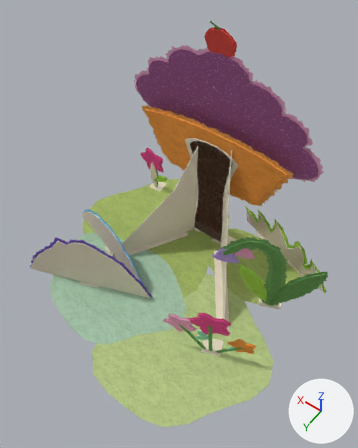
What one commit did to the glTF model public/models/tiles/cupcake_tree.glb.
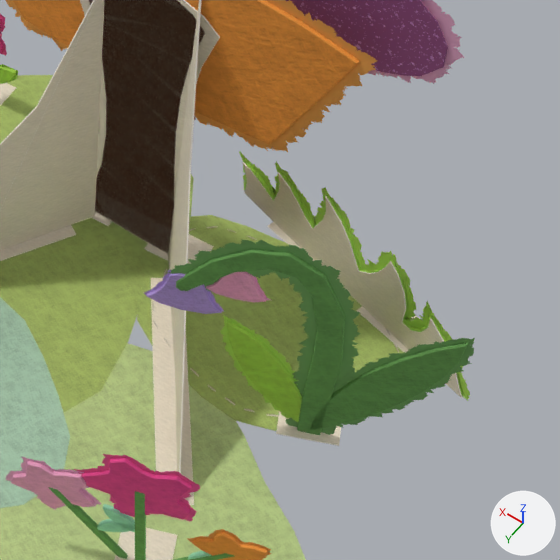
Each version appears first whole from a 50 mm camera at (-1.19, 1.55, 3.19) aimed at (-0.1, 0.03, 0.8), and next in a close-up on the part from 45% to 100% of the width and 34% to 78% of the height. The lights are fixed; the arrows at lower right show +X, +Y and +Z. The first two pictures are the older version. Where no turn or scale is listed for an object, it has been applied to the vertices. Vertices at exactly the same position are counted once.

Objects in the first close-up: 'card_core.004', 'card_cream.001', 'card_cream.002', 'card_cream.003', 'card_cream.004', 'felt_brown', 'felt_fringe_leaf.001', 'felt_fringe_lime', 'felt_leaf.002', 'felt_lime', 'felt_moss', 'felt_orange', 'felt_sage', 'felt_seafoam', 'glitter_sugar' and 26 more.
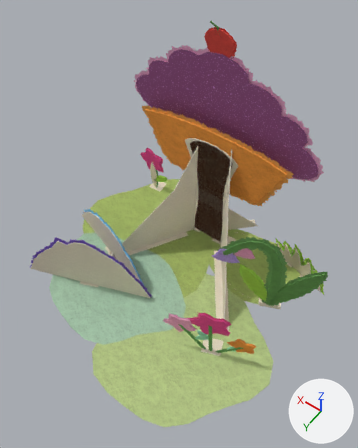
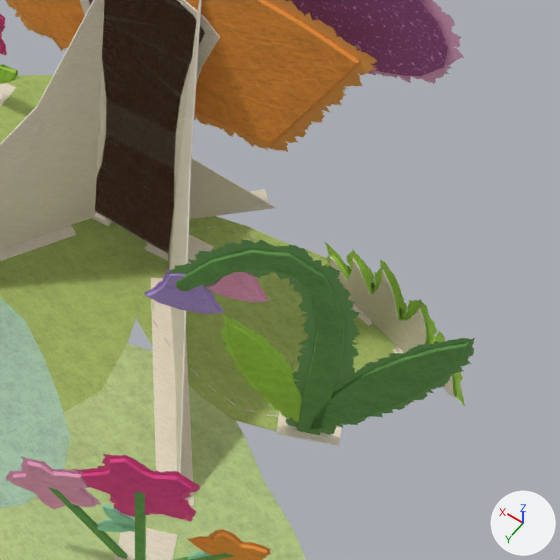
ob_hinge_3 is not drawn itself; it is the parent of ob_card_core_004, ob_card_cream_004.
ob_fold_axis_4 is not drawn itself; it is the parent of ob_hinge_4.
ob_fold_axis_6 is not drawn itself; it is the parent of ob_hinge_6.

The change, as a diff of the scene's bpy script:
```diff
--- a/public/models/tiles/cupcake_tree.glb.py
+++ b/public/models/tiles/cupcake_tree.glb.py
@@ me_base_card_cream @@
-me_base_card_cream.from_pydata(...)  # 88 vertices, 44 faces; spans x -0.84..0.72, y -0.88..0.41, z 0.0
+me_base_card_cream.from_pydata(...)  # 104 vertices, 52 faces; spans x -0.89..0.72, y -0.87..0.41, z 0.0..0.01
+# me_base_card_cream part 1: the loose piece of 4 vertices spanning x -0.5..-0.28, y -0.88..-0.72, z 0.0 is deleted
+# me_base_card_cream part 2: 8 vertices removed from x -0.84..-0.62, y -0.77..-0.61, z 0.0; 16 vertices added at x -0.89..-0.57, y -0.77..-0.57, z 0.0
+# me_base_card_cream part 3: 16 vertices added at x -0.26..0.32, y -0.87..-0.59, z 0.0..0.01
+# other edits to the shape of me_base_card_cream do not show in these pictures
 me_base_card_cream.materials.append(mat_card_cream)
@@ me_hinge_4_card_core @@
 # used by ob_card_core_004; parent = ob_hinge_4; location = (0.0, 0.0, 0.0)
-me_hinge_4_card_core.from_pydata(...)  # 176 vertices, 264 faces; spans x -0.442..0.427, y -0.009..-0.005, z 0.001..0.276
+me_hinge_4_card_core.from_pydata(...)  # 24 vertices, 36 faces; spans x 0.0..0.43, y -0.005..-0.001, z 0.003..0.44
+# me_hinge_4_card_core part 4: the whole mesh is rebuilt
 me_hinge_4_card_core.materials.append(mat_card_core)
@@ me_hinge_4_card_cream @@
 # used by ob_card_cream_004; parent = ob_hinge_4; location = (0.0, 0.0, 0.0)
-me_hinge_4_card_cream.from_pydata(...)  # 88 vertices, 84 faces; spans x -0.441..0.426, y -0.009..-0.005, z 0.002..0.274
+me_hinge_4_card_cream.from_pydata(...)  # 8 vertices, 4 faces; spans x 0.001..0.429, y -0.005..-0.001, z 0.004..0.439
+# me_hinge_4_card_cream part 5: the loose piece of 44 vertices spanning x -0.441..0.426, y -0.005, z 0.002..0.274 is rebuilt with 4 vertices and now spans x 0.001..0.429, y -0.001, z 0.004..0.439
+# other edits to the shape of me_hinge_4_card_cream do not show in these pictures
 me_hinge_4_card_cream.materials.append(mat_card_cream)
@@ me_hinge_4_felt_fringe_lime @@
-me_hinge_4_felt_fringe_lime.from_pydata(...)  # 88 vertices, 88 faces; spans x -0.456..0.432, y -0.154..0.131, z 0.0..0.308
+me_hinge_4_felt_fringe_lime.from_pydata(...)  # 88 vertices, 88 faces; spans x -0.271..0.253, y -0.096..0.072, z 0.0..0.261
+# me_hinge_4_felt_fringe_lime part 7: 88 of 88 vertices moved; they spanned x -0.456..0.432, y -0.154..0.131, z 0.0..0.308 and now span x -0.271..0.253, y -0.096..0.072, z 0.0..0.261; mean shift (-0.019, 0.006, -0.025)
+# me_hinge_4_felt_fringe_lime part 8: 84 kept faces spanning x -0.271..0.253, y -0.096..0.072, z 0.0..0.261 get new texture (UV) coordinates
 me_hinge_4_felt_fringe_lime.materials.append(mat_felt_fringe_lime)
@@ me_hinge_4_felt_lime @@
-me_hinge_4_felt_lime.from_pydata(...)  # 176 vertices, 348 faces; spans x -0.416..0.394, y -0.143..0.125, z 0.004..0.27
+me_hinge_4_felt_lime.from_pydata(...)  # 176 vertices, 348 faces; spans x -0.233..0.218, y -0.087..0.066, z 0.003..0.219
+# me_hinge_4_felt_lime part 9: the whole mesh is multiplied about the mesh origin by the matrix ((0.595, 0.13, 0.0), (0.13, 0.958, 0.0), (0.0, 0.0, 0.81))
 me_hinge_4_felt_lime.materials.append(mat_felt_lime)
@@ me_hinge_6_card_cream @@
 # used by ob_card_cream_006; parent = ob_hinge_6; location = (0.0, 0.0, 0.0)
-me_hinge_6_card_cream.from_pydata(...)  # 36 vertices, 32 faces; spans x -0.475..0.475, y -0.009..-0.005, z 0.001..0.522
+me_hinge_6_card_cream.from_pydata(...)  # 88 vertices, 84 faces; spans x -0.244..0.236, y -0.009..-0.005, z 0.001..0.222
+# me_hinge_6_card_cream part 6: the whole mesh is rebuilt
 me_hinge_6_card_cream.materials.append(mat_card_cream)
@@ ob_fold_axis_4 @@
 ob_fold_axis_4.parent = ob_cupcake_tree
-ob_fold_axis_4.location = (-0.55, -0.7, 0.0)
-ob_fold_axis_4.rotation_euler = (0.0, 0.0, -0.31)  # degrees (0, 0, -18)
+ob_fold_axis_4.location = (0.033, -0.535, 0.0)
+ob_fold_axis_4.rotation_euler = (0.0, 0.0, -0.781)  # degrees (0, 0, -45)
@@ ob_card_core_004 @@
 ob_card_core_004 = bpy.data.objects.new('card_core.004', me_hinge_4_card_core)
-ob_card_core_004.parent = ob_hinge_4
+ob_card_core_004.parent = ob_hinge_3
 ob_card_core_004.location = (0.0, 0.0, 0.0)
@@ ob_card_cream_004 @@
 ob_card_cream_004 = bpy.data.objects.new('card_cream.004', me_hinge_4_card_cream)
-ob_card_cream_004.parent = ob_hinge_4
+ob_card_cream_004.parent = ob_hinge_3
 ob_card_cream_004.location = (0.0, 0.0, 0.0)
@@ ob_felt_fringe_lime @@
 ob_felt_fringe_lime = bpy.data.objects.new('felt_fringe_lime', me_hinge_4_felt_fringe_lime)
-ob_felt_fringe_lime.location = (-0.55, -0.7, 0.0)
+ob_felt_fringe_lime.location = (-0.72, -0.63, 0.0)
@@ ob_felt_lime @@
 ob_felt_lime = bpy.data.objects.new('felt_lime', me_hinge_4_felt_lime)
-ob_felt_lime.location = (-0.55, -0.7, 0.0)
+ob_felt_lime.location = (-0.72, -0.63, 0.0)
@@ ob_fold_axis_6 @@
 ob_fold_axis_6.parent = ob_cupcake_tree
-ob_fold_axis_6.location = (0.48, 0.37, 0.0)
-ob_fold_axis_6.rotation_euler = (0.0, 0.0, 0.35)  # degrees (0, 0, 20)
+ob_fold_axis_6.location = (-0.72, -0.63, 0.0)
+ob_fold_axis_6.rotation_euler = (0.0, 0.0, -0.31)  # degrees (0, 0, -18)
@@ ob_hinge_3 @@
 ob_hinge_3 = bpy.data.objects.new('hinge_3', None)
-ob_hinge_3.parent = ob_cupcake_tree
-ob_hinge_3.location = (0.025, -0.63, 0.0)
+ob_hinge_3.parent = ob_fold_axis_3
+ob_hinge_3.location = (0.0, 0.0, 0.0)
@@ ob_fold_axis_3 @@
+ob_fold_axis_3 = bpy.data.objects.new('fold_axis_3', None)
+ob_fold_axis_3.parent = ob_cupcake_tree
+ob_fold_axis_3.location = (-0.272, -0.838, 0.0)
+ob_fold_axis_3.rotation_euler = (0.0, 0.0, 0.781)  # degrees (0, 0, 45)
```

Pixel boxes [x1, y1, x2, y2] of what changed, in the close-ups (560 x 560 px; the box of a moved part takes in the faces that stretch with it):
'card_cream.004', reshaped, moved, turned: before [243, 164, 461, 397]; after [189, 159, 275, 219]
'card_cream.001', reshaped: before [0, 83, 418, 560]; after [0, 83, 404, 560]
'felt_fringe_lime', reshaped, moved (39% narrower, 34% shorter): before [239, 152, 470, 401]; after [325, 243, 465, 406]
'card_cream.006', reshaped, moved, turned (not visible before): after [329, 256, 453, 397]
'felt_lime', reshaped, moved (43% narrower, 39% shorter): before [246, 163, 462, 393]; after [332, 255, 455, 394]
'card_core.004', reshaped, moved, turned: before [242, 162, 462, 398]; after [192, 158, 276, 208]
'card_core.006', moved, turned (not visible before): after [330, 256, 454, 398]
part 1 of me_base_card_cream, deleted (mostly hidden): before [268, 222, 314, 261]
part 2 of me_base_card_cream, moved or reshaped (mostly hidden afterwards): before [357, 306, 418, 353]; after [350, 304, 404, 353]
part 3 of me_base_card_cream, added (mostly hidden): after [249, 189, 269, 203]
part 7 of me_hinge_4_felt_fringe_lime, moved or reshaped: before [357, 256, 371, 271]; after [399, 308, 407, 319]
part 8 of me_hinge_4_felt_fringe_lime, surface changed: before [239, 152, 470, 401]; after [325, 243, 465, 406]
